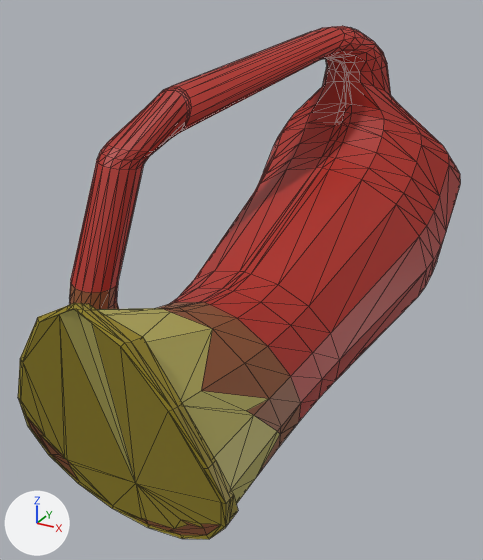
Renders of the glTF model Model/L3/l3House.glb from each side of a commit.
The view is the same before and after, from a 50 mm lens placed at (2.03, -2.79, 1.79), pointed at (-0.36, 1.56, -0.39). Arrows for +X, +Y and +Z are at lower left; the lights stay in place. The first picture is the older version. Mesh edges are drawn as thin lines. Where no turn or scale is listed for an object, it has been applied to the vertices. Vertices at exactly the same position are counted once.
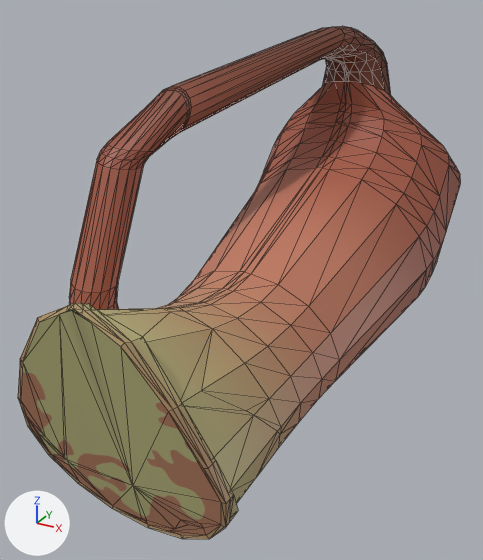
What differs and where, as boxes [x1, y1, x2, y2] in the pictures (483 x 560 px; the box of a moved part takes in the faces that stretch with it):
'Circle.002', reshaped: before [21, 309, 221, 535]; after [21, 311, 221, 535]
part 1 of me_circle_001, recoloured: [71, 26, 461, 423] in both
part 2 of me_circle_001, recoloured: [69, 308, 280, 504] in both
part 3 of me_circle_001, recoloured: [18, 303, 238, 539] in both
part 4 of me_circle_001, recoloured (lighter): [69, 282, 301, 476] in both
part 5 of me_circle_006, moved or reshaped: before [59, 309, 221, 529]; after [59, 311, 221, 529]
part 6 of me_circle_006, recoloured: [60, 311, 127, 463] in both
part 7 of me_circle_006, recoloured (lighter): [21, 314, 221, 529] in both
part 8 of me_circle_006, recoloured: [27, 417, 220, 535] in both

Edits to the bpy script that builds the scene:
```text
Add img_mookawmookangling_houseleaf:
    img_mookawmookangling_houseleaf = load_image('MooKawMooKangLing HouseLeaf', '_unpacked/MooKawMooKangLing_HouseLeaf', 1024, 1024, 'sRGB')
Add img_mookawmookangling_house:
    img_mookawmookangling_house = load_image('MooKawMooKangLing House', '_unpacked/MooKawMooKangLing_House', 1024, 1024, 'sRGB')
Add mat_material_006:
    mat_material_006 = principled_material('Material.006')
    mat_material_006.texture = img_mookawmookangling_houseleaf
Add mat_material_005:
    mat_material_005 = principled_material('Material.005')
    mat_material_005.texture = img_mookawmookangling_house
Change me_circle_001:
    where me_circle_001.from_pydata(...)  # 798 vertices, 1576 faces; spans x -1.18..0.92, y -0.71..4.09, z -1.52..2.18
    used by ob_circle; location = (0.0, 0.0, -0.698)
    me_circle_001 part 1: 891 faces spanning x -1.18..0.92, y -0.21..4.09, z -0.56..2.18 switch from mat_material_001 (red #ae281d) to mat_material_005 (picture img_mookawmookangling_house)
    me_circle_001 part 2: 80 faces spanning x -0.68..0.68, y -0.62..0.48, z -0.57..1.09 switch from mat_material_002 (yellow #bab15c) to mat_material_005 (picture img_mookawmookangling_house)
    me_circle_001 part 3: 121 faces spanning x -0.68..0.68, y -0.71..-0.11, z -0.57..1.14 switch from mat_material_003 (yellow #9e8d23) to mat_material_005 (picture img_mookawmookangling_house)
    me_circle_001 part 4: 484 faces spanning x -1.18..0.62, y -0.47..2.88, z -1.52..0.83 switch from mat_material_004 (brown #8c502b) to mat_material_005 (picture img_mookawmookangling_house)
Change me_circle_006:
    used by ob_circle_002; location = (0.0, 0.0, -0.698)
    remove me_circle_006.from_pydata(...)  # 39 vertices, 53 faces; spans x -0.66..0.66, y -0.71..-0.29, z -0.54..1.11
    add me_circle_006.from_pydata(...)  # 39 vertices, 53 faces; spans x -0.66..0.66, y -0.72..-0.29, z -0.54..1.11
    me_circle_006 part 5
    me_circle_006.vertices[0].co: (0.0, -0.69, 1.11) -> (0.0, -0.72, 1.11)  # not seen -> pixel (72, 310)
    me_circle_006.vertices[3].co: (0.0, -0.37, -0.16) -> (0.0, -0.4, -0.16)  # pixel (135, 483) -> pixel (132, 485)
    me_circle_006 part 6: 4 faces spanning x -0.1..0.1, y -0.72..-0.4, z -0.16..1.11 switch from mat_material_002 (yellow #bab15c) to mat_material_006 (picture img_mookawmookangling_houseleaf)
    me_circle_006 part 7: 28 faces spanning x -0.63..0.66, y -0.71..-0.3, z -0.51..1.06 switch from mat_material_003 (yellow #9e8d23) to mat_material_006 (picture img_mookawmookangling_houseleaf)
    me_circle_006 part 8: 21 faces spanning x -0.66..0.61, y -0.54..-0.29, z -0.54..0.19 switch from mat_material_004 (brown #8c502b) to mat_material_006 (picture img_mookawmookangling_houseleaf)
```
